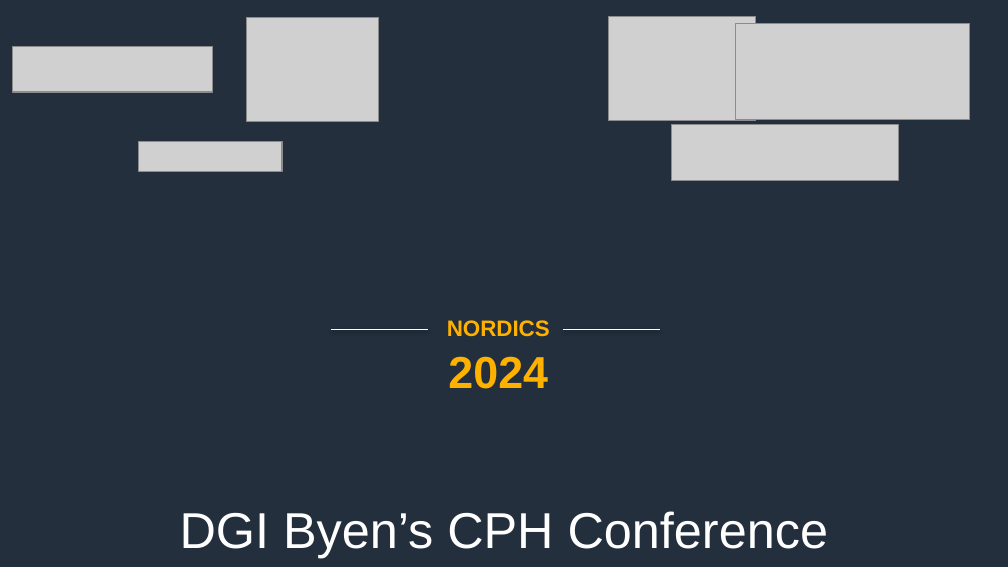
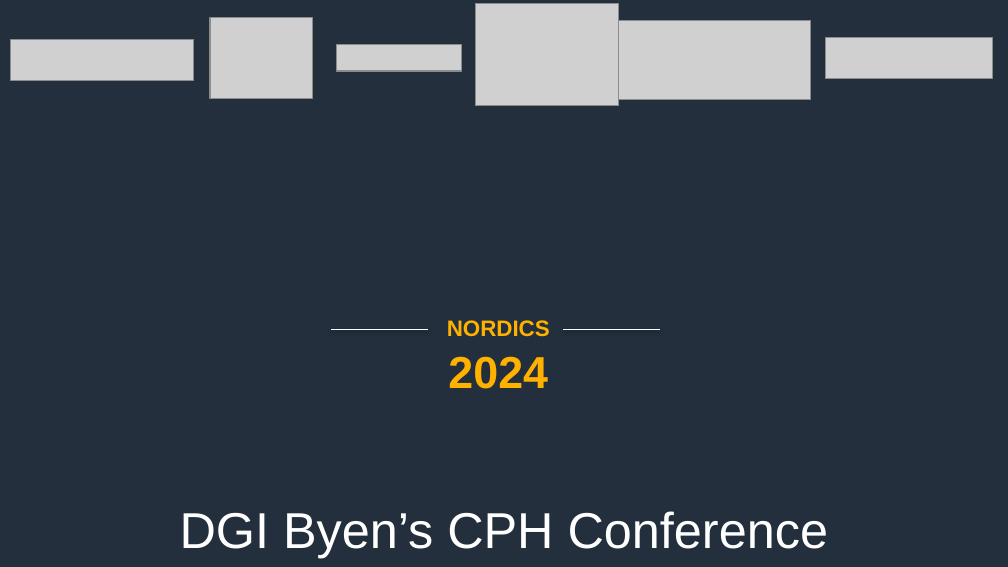
Before and after one commit to AWS-Community-Nordics/awscommunitynordics.org, a slide deck: slide 1 of docs/content/img/CommunityDayNordics2024_SlideTemplate.pptx. Drawn at 1008x567 pixels with LibreOffice and Linux fonts; fonts in the diff are those of the drawing; grey boxes stand for pictures; background and template pictures are left out. Boxes give left, top, right and bottom in pixels: in the first picture for what was removed or moved away, otherwise in the second. Text is boxed around its words. In the diff, an @@ line names an element or a change of style, - is before the commit and + after.

Commit message:
Update sponsor info

```diff
--- a/docs/content/img/CommunityDayNordics2024_SlideTemplate.pptx
+++ b/docs/content/img/CommunityDayNordics2024_SlideTemplate.pptx
@@ picture: place and size @@
-picture at [247,17,379,121]
+picture at [210,17,312,98]
@@ picture: place and size @@
-picture at [609,16,755,120]
+picture at [475,4,618,106]
@@ picture: place and size @@
-picture at [736,23,970,120]
+picture at [619,20,810,99]
@@ picture: place and size @@
-picture at [12,46,212,92]
+picture at [11,39,194,81]
@@ picture: place and size @@
-picture at [138,141,282,171]
+picture at [337,45,462,72]
@@ picture: place and size @@
-picture at [671,124,898,179]
+picture at [826,37,993,79]
```
